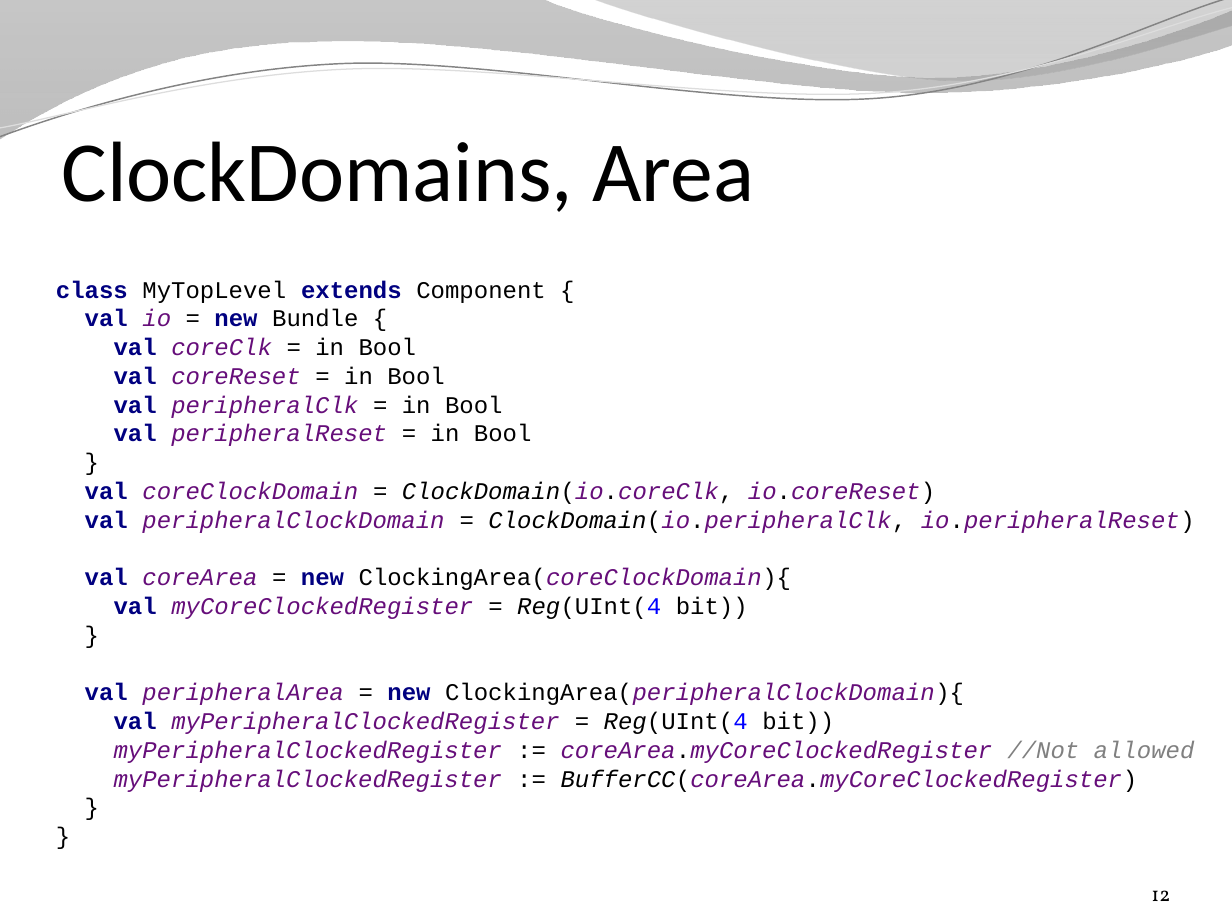
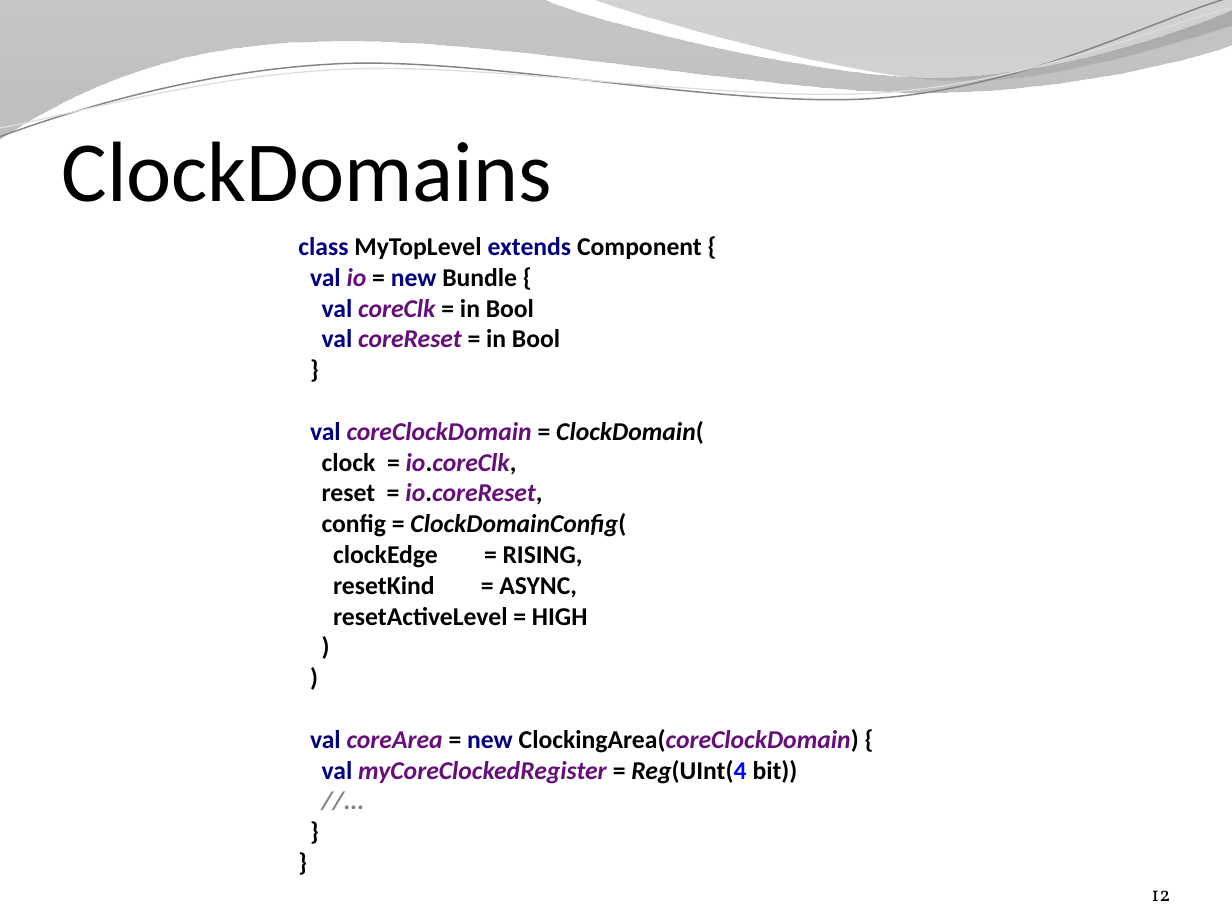
Before and after one commit to SpinalHDL/SpinalDoc, a slide deck: slide 12 of presentation/en/presentation.pptx. Drawn at 1232x924 pixels with LibreOffice and Linux fonts; fonts in the diff are those of the drawing; background and template pictures are left out. Boxes give left, top, right and bottom in pixels: in the first picture for what was removed or moved away, otherwise in the second. Text is boxed around its words. In the diff, an @@ line names an element or a change of style, - is before the commit and + after.

```diff
--- a/presentation/en/presentation.pptx
+++ b/presentation/en/presentation.pptx
@@ title at (62, 141, 552, 202): text changed @@
-ClockDomains, Area
+ClockDomains
@@ text at (298, 237, 859, 784): text changed; size 14 to 15 pt; font Courier New to Calibri; text colour #660E7A to #000000; bold on; italic off @@
-class MyTopLevel extends Component {
-val io = new Bundle {
-val coreClk = in Bool
-val coreReset = in Bool
-val peripheralClk = in Bool
-val peripheralReset = in Bool
-}
-val coreClockDomain = ClockDomain(io.coreClk, io.coreReset)
-val peripheralClockDomain = ClockDomain(io.peripheralClk, io.peripheralReset)
-val coreArea = new ClockingArea(coreClockDomain){
-val myCoreClockedRegister = Reg(UInt(4 bit))
-}
-val peripheralArea = new ClockingArea(peripheralClockDomain){
-val myPeripheralClockedRegister = Reg(UInt(4 bit))
-myPeripheralClockedRegister := coreArea.myCoreClockedRegister //Not allowed
-myPeripheralClockedRegister := BufferCC(coreArea.myCoreClockedRegister)
-}
-}
+class MyTopLevel extends Component {
+val io = new Bundle {
+val coreClk = in Bool
+val coreReset = in Bool
+}
+val coreClockDomain = ClockDomain(
+clock = io.coreClk,
+reset = io.coreReset,
+config = ClockDomainConfig(
+clockEdge = RISING,
+resetKind = ASYNC,
+resetActiveLevel = HIGH
+)
+)
+val coreArea = new ClockingArea(coreClockDomain) {
+val myCoreClockedRegister = Reg(UInt(4 bit))
+//...
+}
+}
```
Also in this commit, not shown: 20 other slides changed, 11 slides added, 8 other files.
